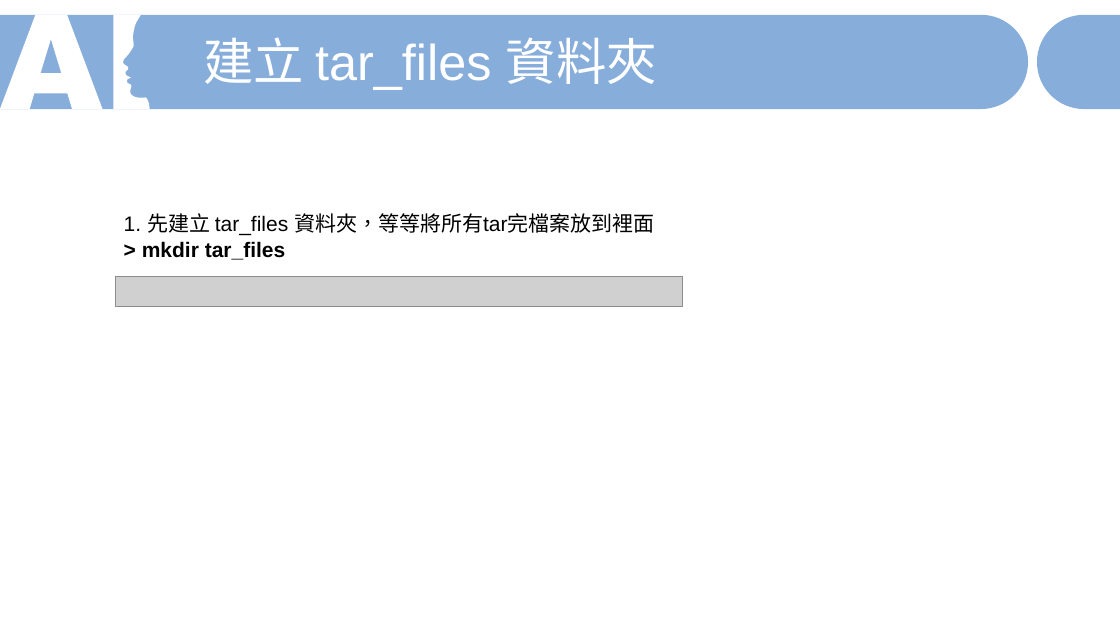
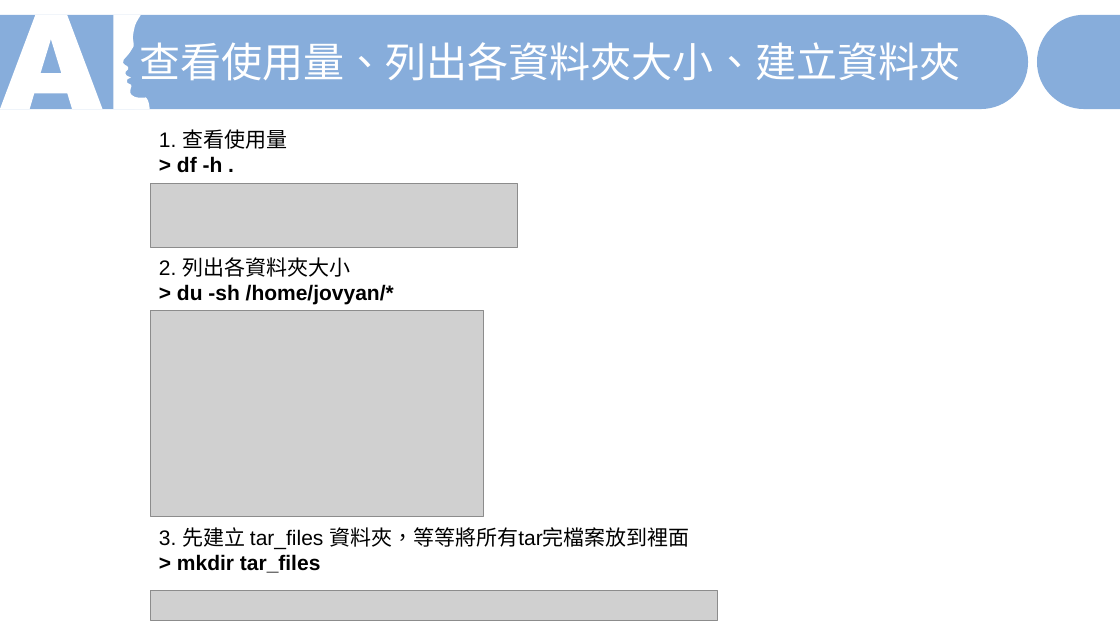
Before and after one commit to MarkChengGG/AIA, a slide deck: slide 3 of How to tar files from AIA JupyterLab.pptx. Drawn at 1120x630 pixels with LibreOffice and Linux fonts; fonts in the diff are those of the drawing; grey boxes stand for pictures. Boxes give left, top, right and bottom in pixels: in the first picture for what was removed or moved away, otherwise in the second. Text is boxed around its words. In the diff, an @@ line names an element or a change of style, - is before the commit and + after.

```diff
--- a/How to tar files from AIA JupyterLab.pptx
+++ b/How to tar files from AIA JupyterLab.pptx
@@ text at [140,42,961,81]: text changed; size 43.2 to 35.2 pt @@
-建立 tar_files 資料夾
+查看使用量、列出各資料夾大小、建立資料夾
@@ text added at [159,129,287,173], 18 pt, text #000000 @@
+1. 查看使用量
+> df -h .
@@ picture added at [150,184,517,248] @@
@@ text added at [159,257,394,305], 18 pt, text #000000, bold @@
+2. 列出各資料夾大小
+> du -sh /home/jovyan/*
@@ picture added at [150,310,483,516] @@
@@ text "3. 先建立 tar_files 資料夾，等等將所有tar完檔案放到裡面": place and size @@
-text "3. 先建立 tar_files 資料夾，等等將所有tar完檔案放到裡面" at [124,213,655,260]
+text "3. 先建立 tar_files 資料夾，等等將所有tar完檔案放到裡面" at [159,527,690,573]
@@ text at [159,527,690,549]: text changed @@
-1. 先建立 tar_files 資料夾，等等將所有tar完檔案放到裡面
+3. 先建立 tar_files 資料夾，等等將所有tar完檔案放到裡面
@@ picture: place and size @@
-picture at [116,277,683,307]
+picture at [150,591,718,620]
```
Also in this commit, not shown: 1 other slide changed, 10 other files.
